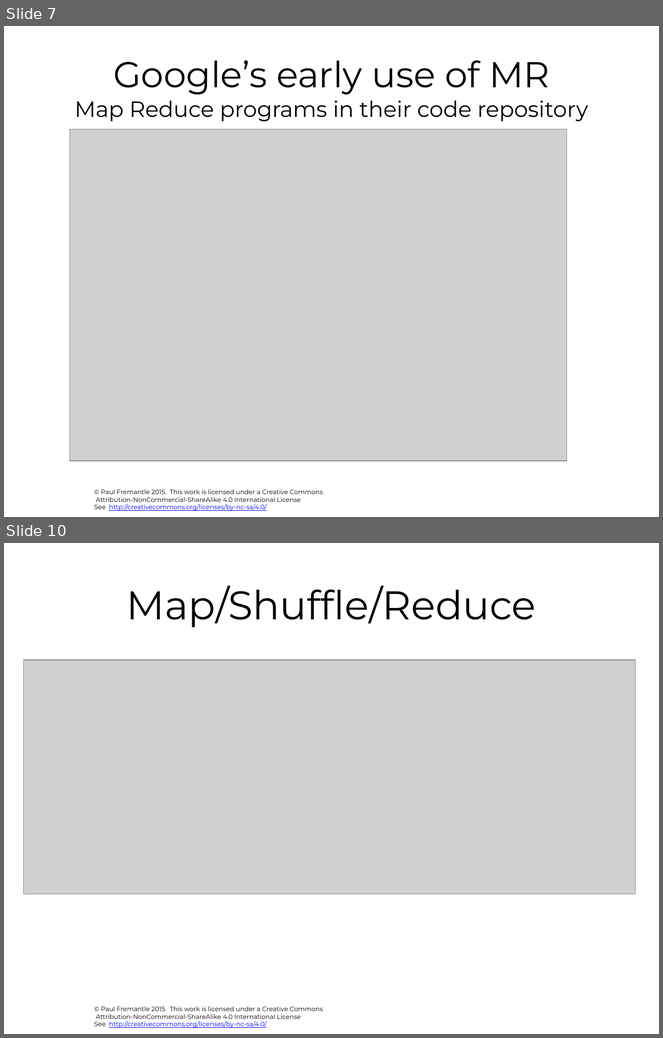
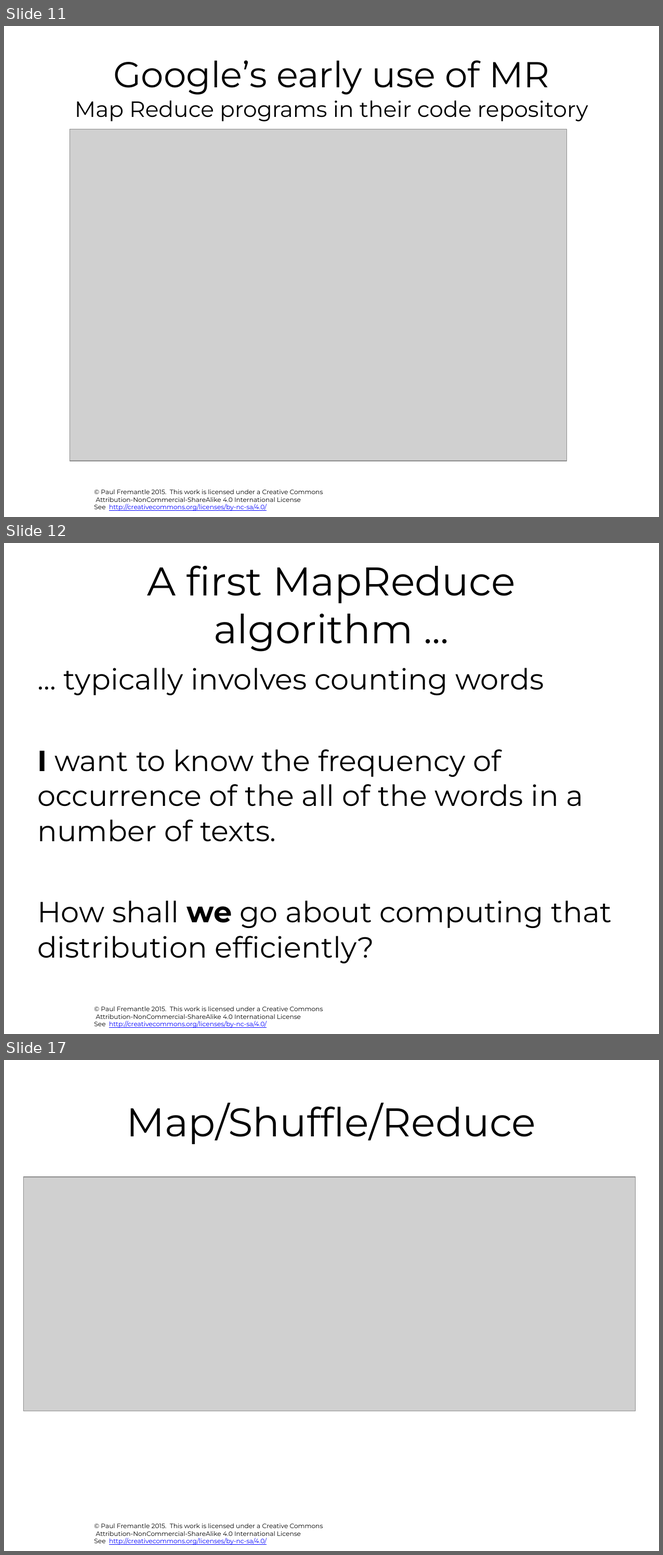
Before and after one commit to julieweeds/BigData, a slide deck: pres-source/02-map-reduce.pptx. Shown one above the other, each under a label of ours: slides 7 and 10 before the commit, slides 11, 12 and 17 after it; the slides between them are not shown. The pictures are 663x1038 and 663x1555 pixels, drawn with LibreOffice and Linux fonts; fonts in the diff are those of the drawing; grey boxes stand for pictures; background and template pictures are left out. Boxes give left, top, right and bottom in pixels: in the first picture for what was removed or moved away, otherwise in the second. Text is boxed around its words. In the diff, an @@ line names an element or a change of style, - is before the commit and + after.

```diff
--- a/pres-source/02-map-reduce.pptx
+++ b/pres-source/02-map-reduce.pptx
@@ slide 12 added at (4,543,659,1034), background #FFFFFF; not listed: 1 template element that a slide beside it also shows @@
@@ title added at (147,565,516,652), 44 pt, text #000000 @@
+A first MapReduce algorithm ...
@@ text added at (37,668,612,964), 32 pt, text #000000 @@
+... typically involves counting words
+I want to know the frequency of occurrence of the all of the words in a number of texts.
+How shall we go about computing that distribution efficiently?
@@ what was slide 7 is now slide 11 @@
@@ what was slide 10 is now slide 17 @@
```
Also in this commit, not shown: 6 slides changed, 9 other slides added, 3 other files.
